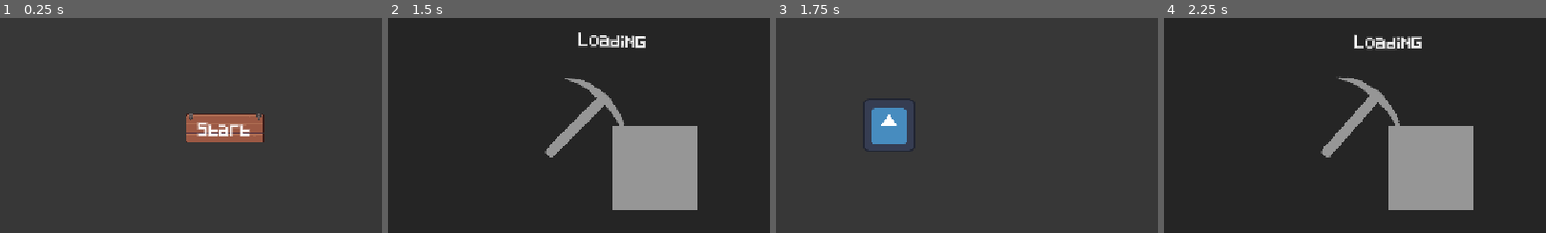
Above: before the commit, frames 1-4 (left to right).
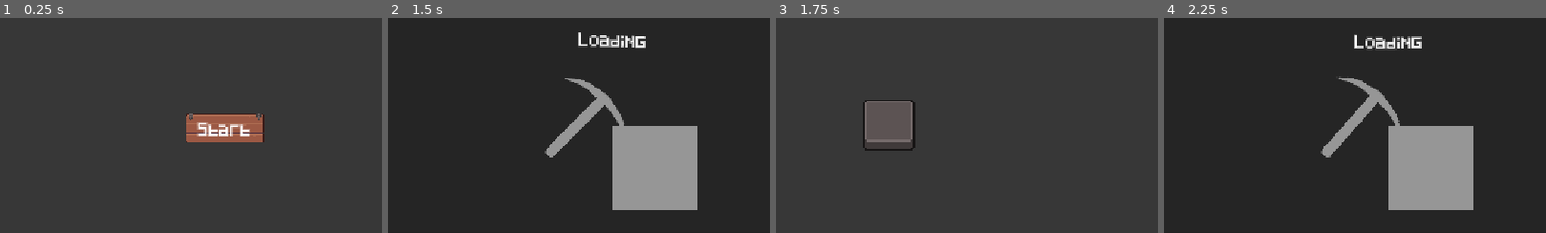
Above: after the commit, the same moments.

Repository: jakoofficial/DigNew
Game: Godot game, scene res://Scenes/MainMenu.tscn
Two runs of this game, one before a commit and one after it. Both use one fixed random seed, a clock stepped at 60 frames per second and the inputs below. The engine's default icon, where the game draws it, is replaced by a stand-in: a white triangle on a blue panel in a dark square.
Inputs (mouse positions are % of the whole screen's width and height, from its top left):
- Up to frame 1 (0.25 s): no input
- Up to frame 2 (1.5 s): click "Start" at 0.5 s; move the mouse to (72, 45) at 1.27 s; click (72, 45) at 1.42 s
- Up to frame 3 (1.75 s): no input
- Up to frame 4 (2.25 s): click "Go dig" at 2 s
The pictures show only the part of the screen within x 21-71%, y 24-74%; the shares and areas given below are measured in that part.

Frames 1-2 are identical in both runs. In frame 3, 2.9% of the frame differs, in the area x 22-37%, y 38-62%; in frame 4, nothing differs.

Commit message:
Added new sprites for skill nodes and added coin sprite to the game

Diff:
--- a/Nodes/SkillTree/skill_node.tscn
+++ b/Nodes/SkillTree/skill_node.tscn
@@ -1,7 +1,7 @@
 [gd_scene format=3 uid="uid://3d1ldlg0qltf"]
 
 [ext_resource type="Script" uid="uid://brbovvpl56uof" path="res://Scripts/SkillTree/skill_node.gd" id="1_el3if"]
-[ext_resource type="Texture2D" uid="uid://edq0wdrwnrhq" path="res://Sprites/icon.svg" id="1_qebxp"]
+[ext_resource type="Texture2D" uid="uid://b5b1v4vgqvkfj" path="res://Sprites/Icons/Icons.png" id="2_qnjwq"]
 [ext_resource type="Theme" uid="uid://e5uj1uvlt6aq" path="res://Themes/UI.tres" id="3_8g23l"]
 [ext_resource type="Script" uid="uid://donlpi7re6fah" path="res://Scripts/SkillTree/hover_info.gd" id="4_5wfxj"]
 [ext_resource type="Texture2D" uid="uid://ds8k6jks6y5l2" path="res://Sprites/Gui.png" id="4_p5o0h"]
@@ -9,20 +9,19 @@
 [sub_resource type="RectangleShape2D" id="RectangleShape2D_el3if"]
 size = Vector2(80, 80)
 
+[sub_resource type="AtlasTexture" id="AtlasTexture_5wfxj"]
+atlas = ExtResource("2_qnjwq")
+region = Rect2(2, 8, 28, 22)
+
 [node name="SkillNode" type="Area2D" unique_id=436947380]
 script = ExtResource("1_el3if")
-is_unlocked = null
-_Name = null
-_Cost = null
-_Description = null
-_LevelCurr = null
-_LevelMaxAmount = null
-_UnlockRequirementAmount = null
-_Finished = null
 
 [node name="Sprite2D" type="Sprite2D" parent="." unique_id=221408155]
-scale = Vector2(0.625, 0.625)
-texture = ExtResource("1_qebxp")
+scale = Vector2(1.2499999, 1.2499999)
+texture = ExtResource("2_qnjwq")
+hframes = 2
+vframes = 2
+frame = 1
 
 [node name="CollisionShape2D" type="CollisionShape2D" parent="." unique_id=1091383155]
 shape = SubResource("RectangleShape2D_el3if")
@@ -91,8 +90,7 @@
 [node name="TextureRect" type="TextureRect" parent="HoverInfo/HoverPanel/VBoxContainer/HBoxContainer" unique_id=915835891]
 custom_minimum_size = Vector2(20, 0)
 layout_mode = 2
-texture = ExtResource("1_qebxp")
-expand_mode = 1
+texture = SubResource("AtlasTexture_5wfxj")
 stretch_mode = 5
 
 [node name="UpgradeDesc" type="RichTextLabel" parent="HoverInfo/HoverPanel/VBoxContainer" unique_id=1611787959]
--- a/Nodes/UI/collected_item.tscn
+++ b/Nodes/UI/collected_item.tscn
@@ -2,11 +2,11 @@
 
 [ext_resource type="Texture2D" uid="uid://edq0wdrwnrhq" path="res://Sprites/icon.svg" id="1_x52wk"]
 [ext_resource type="Script" uid="uid://cm2q3rexbqult" path="res://Scripts/Digs/collected_item.gd" id="1_xiyc5"]
-[ext_resource type="Texture2D" uid="uid://daqm0njbumli0" path="res://Sprites/Grass-dirt.png" id="2_ywsga"]
+[ext_resource type="Texture2D" uid="uid://b5b1v4vgqvkfj" path="res://Sprites/Icons/Icons.png" id="3_xiyc5"]
 
 [sub_resource type="AtlasTexture" id="AtlasTexture_xiyc5"]
-atlas = ExtResource("2_ywsga")
-region = Rect2(173, 115, 9, 10)
+atlas = ExtResource("3_xiyc5")
+region = Rect2(2, 8, 28, 22)
 
 [node name="CollectedItem" type="HBoxContainer" unique_id=344203900]
 custom_minimum_size = Vector2(350, 50)
--- a/Nodes/UI/gui.tscn
+++ b/Nodes/UI/gui.tscn
@@ -5,6 +5,11 @@
 [ext_resource type="Texture2D" uid="uid://ds8k6jks6y5l2" path="res://Sprites/Gui.png" id="3_hcnna"]
 [ext_resource type="PackedScene" uid="uid://x44blywslve4" path="res://Nodes/UI/collected_item.tscn" id="4_ih22j"]
 [ext_resource type="Script" uid="uid://dabtk6fnm2c86" path="res://Scripts/UI/dig_over_panel.gd" id="4_rjj2d"]
+[ext_resource type="Texture2D" uid="uid://b5b1v4vgqvkfj" path="res://Sprites/Icons/Icons.png" id="5_btyvu"]
+
+[sub_resource type="AtlasTexture" id="AtlasTexture_hc6dj"]
+atlas = ExtResource("5_btyvu")
+region = Rect2(2, 8, 28, 22)
 
 [sub_resource type="AtlasTexture" id="AtlasTexture_rjj2d"]
 atlas = ExtResource("3_hcnna")
@@ -118,15 +123,28 @@
 size_flags_horizontal = 4
 theme_type_variation = &"Line"
 
-[node name="TotalBalance" type="RichTextLabel" parent="Control/DigOverPanel/VBoxContainer2" unique_id=487647153]
+[node name="BalanceContainer" type="HBoxContainer" parent="Control/DigOverPanel/VBoxContainer2" unique_id=2083583705]
+layout_mode = 2
+alignment = 1
+
+[node name="TotalBalance" type="RichTextLabel" parent="Control/DigOverPanel/VBoxContainer2/BalanceContainer" unique_id=487647153]
+clip_contents = false
 custom_minimum_size = Vector2(0, 35)
 layout_mode = 2
 theme_override_font_sizes/normal_font_size = 8
+bbcode_enabled = true
 text = "asdasda"
-scroll_active = false
+fit_content = true
+scroll_active = false
+autowrap_mode = 0
 autowrap_trim_flags = 0
 horizontal_alignment = 1
 vertical_alignment = 1
+
+[node name="TextureRect" type="TextureRect" parent="Control/DigOverPanel/VBoxContainer2/BalanceContainer" unique_id=931454544]
+layout_mode = 2
+texture = SubResource("AtlasTexture_hc6dj")
+stretch_mode = 5
 
 [node name="HBoxContainer" type="HBoxContainer" parent="Control/DigOverPanel/VBoxContainer2" unique_id=976360613]
 custom_minimum_size = Vector2(350, 0)
--- a/Scripts/SkillTree/skill_node.gd
+++ b/Scripts/SkillTree/skill_node.gd
@@ -19,6 +19,7 @@
 	hovered = false
 	GM.digspotHover = false
 	Input.set_default_cursor_shape(Input.CURSOR_ARROW)
+	$Sprite2D.frame = 1
 	hover_info.hide()
 
 func _Activate() -> void:
@@ -38,7 +39,7 @@
 	else: show()
 
 	if skill_res._Finished:
-		$Sprite2D.modulate = Color.BLACK
+		$Sprite2D.frame = 2
 
 	if skill_res._UnlockRequirementAmount <= skill_res._LevelCurr:
 		if skill_res._Unlocks.size() > 0:
@@ -47,6 +48,8 @@
 
 	if hovered and Input.get_current_cursor_shape() != Input.CURSOR_POINTING_HAND:
 		Input.set_default_cursor_shape(Input.CURSOR_POINTING_HAND)
+		if !skill_res._Finished:
+			$Sprite2D.frame = 3
 		hover_info.show()
 		hover_info._setInfo()
 
--- a/Scripts/UI/dig_over_panel.gd
+++ b/Scripts/UI/dig_over_panel.gd
@@ -4,7 +4,7 @@
 @onready var dig_again_btn: TextureButton = $VBoxContainer2/HBoxContainer/DigAgainBtn
 @onready var collection: VBoxContainer = $VBoxContainer2/VBoxContainer/ScrollContainer/Collection
 @onready var collected_item: HBoxContainer = $"../../CollectedItem"
-@onready var total_balance: RichTextLabel = $VBoxContainer2/TotalBalance
+@onready var total_balance: RichTextLabel = $VBoxContainer2/BalanceContainer/TotalBalance
 
 func _ready() -> void:
 	return_btn.connect("pressed", GM.load_scene.bind(GM.Scenes.SKILLTREE))
Binary file changed: Sprites/Icons/Icons.png
Not shown, added: Sprites/Icons/Icons.png.import
